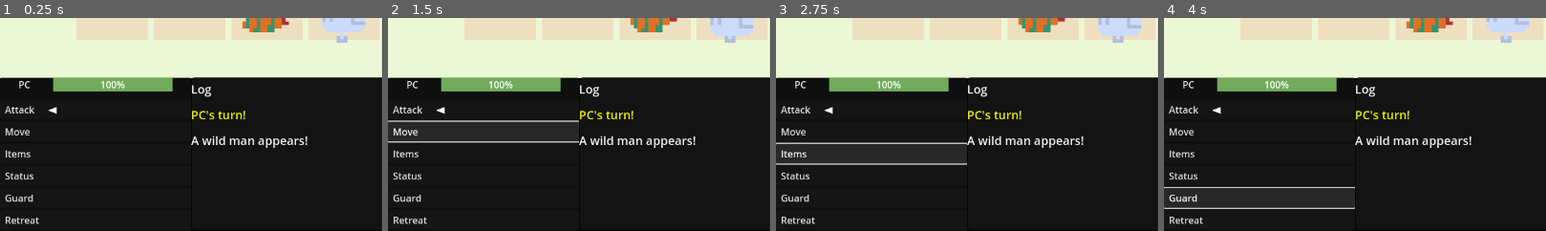
Above: before the commit, frames 1-4 (left to right).
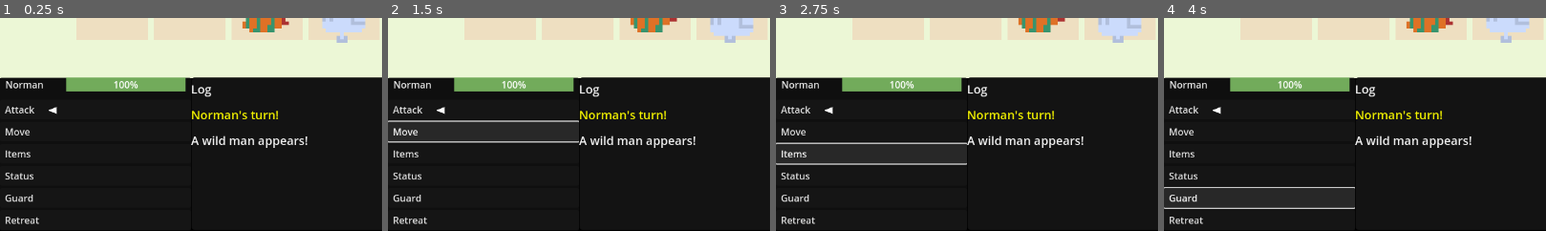
Above: after the commit, the same moments.

Repository: SamShubitz1/WorkingTitle
Game: Godot game, scene res://Scenes/Battle/Battle/battle_scene.tscn
The game is run twice, just before and just after one commit, with the same random seed, the same clock (stepped at 60 frames per second) and the same inputs. This scene is started directly instead of the project's main scene.
Inputs:
- Up to frame 1 (0.25 s): no input
- Up to frame 2 (1.5 s): click "Attack" at 0.5 s; click "Move" at 1.25 s
- Up to frame 3 (2.75 s): click "Items" at 2 s
- Up to frame 4 (4 s): click "Status" at 2.75 s; click "Guard" at 3.5 s
The pictures show only the part of the screen within x 0-50%, y 50-100%; the shares and areas given below are measured in that part.

The runs differ from the first frame. In frame 1, 1.4% of the frame differs, in the area x 1-73%, y 27-48%; in frame 2, 1.4%; in frame 3, 1.4%; in frame 4, 1.4%.

Commit message:
death clean-up

Diff:
--- a/Classes/base_character.gd
+++ b/Classes/base_character.gd
@@ -5,10 +5,11 @@
 var char_name: String
 var alliance: GameData.Alliance
 var max_health: int
+var is_dead: bool
+var is_player: bool = false
+
 var health_bar: ProgressBar
 var sprite: AnimatedSprite2D
-
-var is_player: bool = false
 
 var attributes = {"Strength": 10, "Flux": 10, "Armor": 10, "Shielding": 10, "Memory": 10, "Power": 10, "Optics": 10, "Mobility": 10}
 
--- a/Scenes/Battle/Battle/battle_controller.gd
+++ b/Scenes/Battle/Battle/battle_controller.gd
@@ -16,7 +16,6 @@
 var battle_grid: BaseGrid = BaseGrid.new()
 
 var event_queue: Array
-var filter_list: Array # will be used to filter out obsolete events
 var turn_queue: Array
 
 var initial_dialog: String = "A wild man appears!"
@@ -97,7 +96,7 @@
 	scroll_index = 1
 
 func handle_attack(event: Dictionary) -> void:
-	if event.target.char_name not in filter_list:
+	if !event.target.is_dead:
 		var health_result = event.target.take_damage(event.damage)
 		play_dialog(event.target.char_name + " took " + str(event.damage) + " damage!", true)
 		if health_result <= 0:
@@ -110,9 +109,9 @@
 		if battle_grid.current_grid.has(cell):
 			selected_targets.append(cell)
 	var damage = calculate_attack_dmg()
-	add_event({"type": EventType.DIALOG, "text": current_player.char_name + " used " + selected_attack.name + "!", "duration": dialog_duration})
+	add_event({"type": EventType.DIALOG, "text": current_player.char_name + " used " + selected_attack.name + "!", "duration": dialog_duration, "publisher": current_player.char_name})
 	for target in selected_targets:
-		add_event({"type": EventType.ATTACK, "target": battle_grid.current_grid[target], "damage": damage, "duration": attack_duration})
+		add_event({"type": EventType.ATTACK, "target": battle_grid.current_grid[target], "damage": damage, "duration": attack_duration, "publisher": current_player.char_name})
 	increment_event_queue()
 
 func prompt_select_target(attack_name: String) -> Dictionary:
@@ -132,10 +131,10 @@
 	var item = current_player.items.pop_at(item_index) # expensive on large arrays
 	if current_player.items.is_empty():
 		current_player.items.append({"name": "Empty", "menu_description": "You have no items"})
-	add_event({"type": EventType.DIALOG, "text": str(current_player.char_name, " used " + item.name + "!"), "duration": dialog_duration})
+	add_event({"type": EventType.DIALOG, "text": str(current_player.char_name, " used " + item.name + "!"), "duration": dialog_duration, "publisher": current_player.char_name})
 	current_player.items_equipped.append(item)
 	current_player.populate_buffs_array()
-	add_event({"type": EventType.DIALOG, "text": item.effect_description, "duration": dialog_duration})
+	add_event({"type": EventType.DIALOG, "text": item.effect_description, "duration": dialog_duration, "publisher": current_player.char_name})
 	increment_event_queue()
 
 func on_try_retreat() -> void:
@@ -157,8 +156,8 @@
 
 func perform_enemy_attack() -> void:
 	var enemy_attack = get_enemy_attack()
-	add_event({"type": EventType.DIALOG, "text": current_player.char_name + " used " + enemy_attack.name + "!", "duration": dialog_duration})
-	add_event({"type": EventType.ATTACK, "target": players[0], "damage": enemy_attack.damage, "duration": attack_duration})
+	add_event({"type": EventType.DIALOG, "text": current_player.char_name + " used " + enemy_attack.name + "!", "duration": dialog_duration, "publisher": current_player.char_name})
+	add_event({"type": EventType.ATTACK, "target": players[0], "damage": enemy_attack.damage, "duration": attack_duration, "publisher": current_player.char_name})
 	increment_event_queue()
 
 func get_enemy_attack() -> Dictionary:
@@ -167,7 +166,7 @@
 	return attack
 
 func on_target_death(target: Character) -> void:
-		add_event({"type": EventType.DIALOG, "text": target.char_name + " died!"})
+		add_event({"type": EventType.DIALOG, "text": target.char_name + " died!", "duration": dialog_duration})
 		add_event({"type": EventType.DEATH, "target": target})
 		increment_event_queue()
 
@@ -182,8 +181,13 @@
 	if event.target.is_player:
 		game_controller.switch_to_overworld_scene()
 	else:
-		event.target.queue_free()
-		filter_list.append(event.target)
+		event.target.is_dead = true
+		event.target.visible = false
+		battle_grid.current_grid.erase(event.target.grid_position)
+		players = players.filter(func(p): return !p.is_dead)
+		event_queue = event_queue.filter(func(e): return e.publisher != event.target.char_name)
+		turn_queue = turn_queue.filter(func(c): return c.char_name != event.target.char_name)
+		print(turn_queue)
 
 func check_valid_targets(target_cells: Array) -> bool:
 	var valid_targets: Array[Vector2i]
@@ -214,7 +218,7 @@
 	var runt = runt_scene.instantiate()
 	var runt_abilities = ["Rock", "Paper", "Scissors"]
 	var runt_items = ["Extra Rock", "Extra Paper", "Sharpener"]
-	runt.init("Runt", GameData.Alliance.HERO, runt.get_node("CharSprite"), runt.get_node("CharHealth"), 100, runt_abilities, Vector2i(2, 0), runt_items) # init props will be accessed from somewhere
+	runt.init("Runt", GameData.Alliance.HERO, runt.get_node("CharSprite"), runt.get_node("CharHealth"), 80, runt_abilities, Vector2i(2, 0), runt_items) # init props will be accessed from somewhere
 	set_position_by_grid_coords(runt)
 	add_child(runt)
 	players.append(runt)
@@ -222,14 +226,14 @@
 
 	var norman = norman_scene.instantiate()
 	var norman_abilities = ["Rock", "Paper", "Scissors"]
-	norman.init("Norman", GameData.Alliance.ENEMY, norman.get_node("CharSprite"), norman.get_node("CharHealth"), 80, norman_abilities, Vector2i(5, 0)) # init props will be accessed from somewhere
+	norman.init("Norman", GameData.Alliance.ENEMY, norman.get_node("CharSprite"), norman.get_node("CharHealth"), 20, norman_abilities, Vector2i(5, 0)) # init props will be accessed from somewhere
 	set_position_by_grid_coords(norman)
 	add_child(norman)
 	players.append(norman)
 
 	var thumper = thumper_scene.instantiate()
 	var thumper_abilities = ["Rock", "Paper", "Scissors"]
-	thumper.init("Thumper", GameData.Alliance.ENEMY, thumper.get_node("CharSprite"), thumper.get_node("CharHealth"), 80, thumper_abilities, Vector2i(6, 0)) # init props will be accessed from somewhere
+	thumper.init("Thumper", GameData.Alliance.ENEMY, thumper.get_node("CharSprite"), thumper.get_node("CharHealth"), 100, thumper_abilities, Vector2i(6, 0)) # init props will be accessed from somewhere
 	set_position_by_grid_coords(thumper)
 	add_child(thumper)
 	thumper.flip_sprite()
@@ -261,12 +265,11 @@
 	character.position = Vector2i(x_pos, y_pos)
 
 func set_turn_order() -> void: # pseudo turn order decider
-	turn_queue.append_array([players[0], players[2], players[1], players[3]])
+	players.shuffle()
+	turn_queue.append_array(players)
 
 func increment_turn_queue() -> void:
 	var next_player = turn_queue.pop_front()
-	if next_player.char_name in filter_list:
-		increment_turn_queue()
 	current_player = next_player
 	play_dialog(current_player.char_name + "'s turn!", true)
 	if turn_queue.is_empty():
--- /dev/null
+++ b/base_event.gd
@@ -0,0 +1,17 @@
+extends Node
+
+class_name Event
+
+enum EventType {
+	DIALOG,
+	ATTACK,
+	ITEM,
+	RETREAT,
+	DEATH
+}
+
+var type: EventType
+var publisher: Character = null
+var target: Character = null
+var text: String = ""
+var duration: float = 0.0
